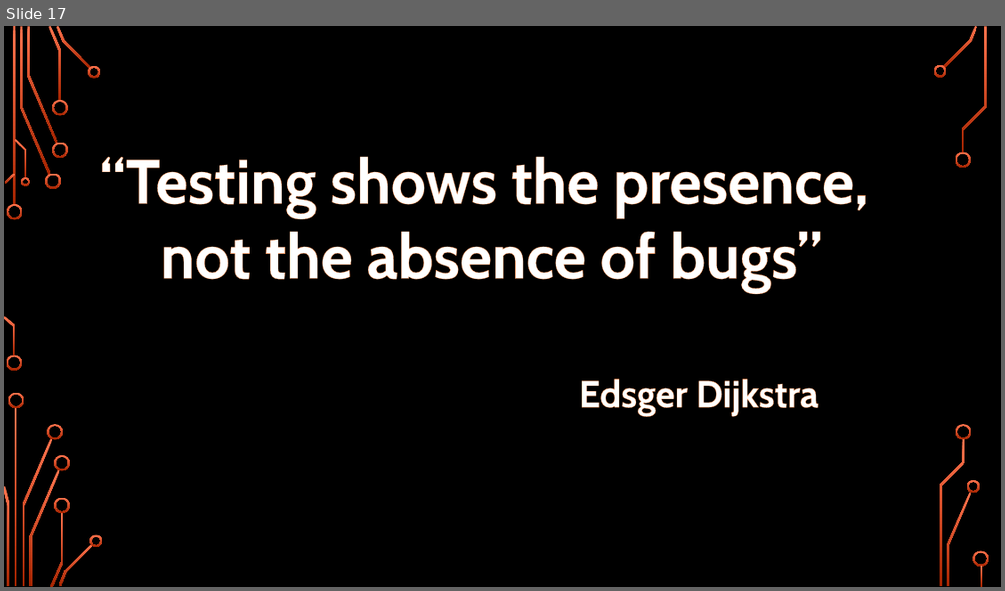
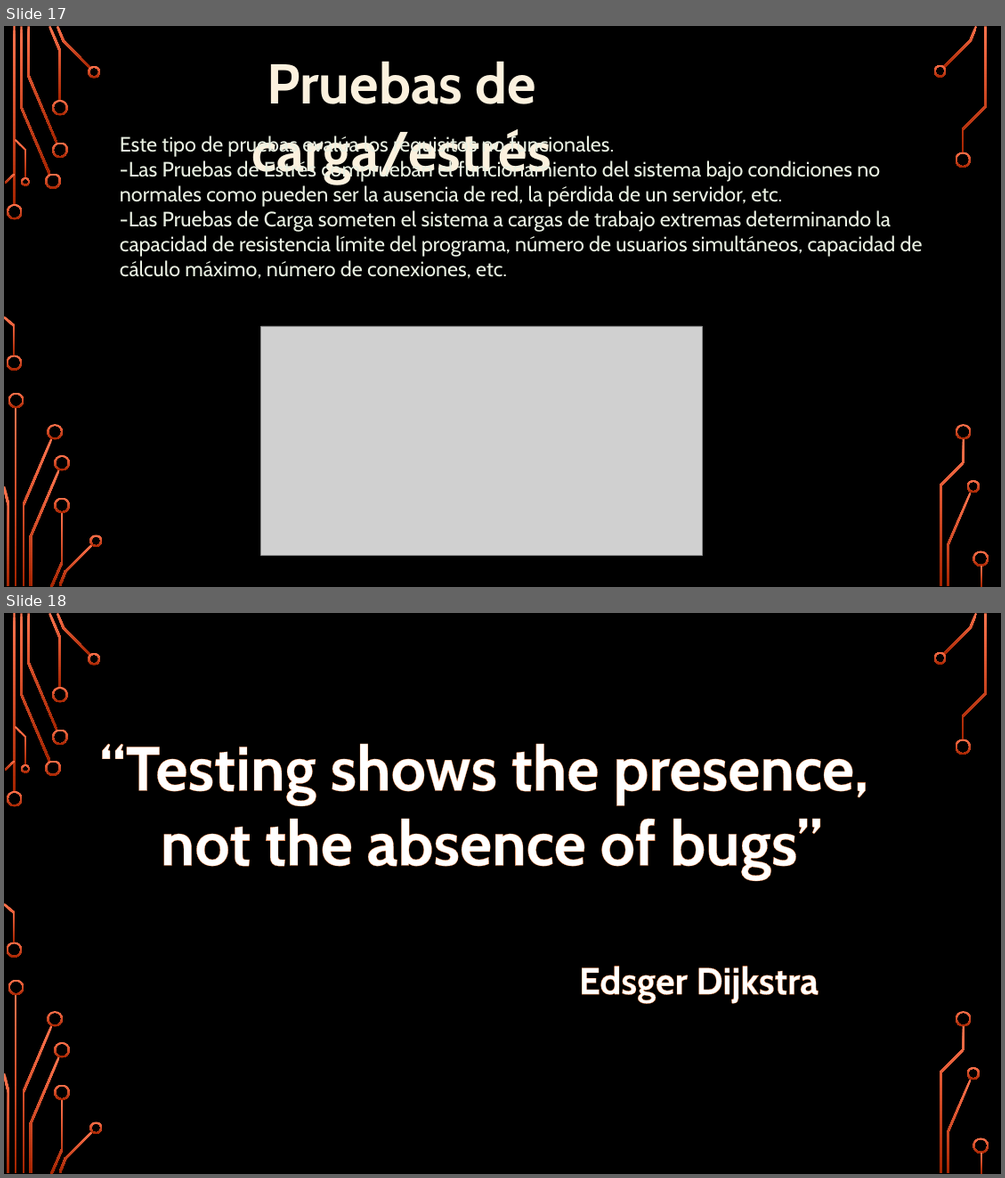
Before and after one commit to CrazyFiesta/CrazyFiesta, a slide deck: Software Testing.pptx. Shown one above the other, each under a label of ours: slide 17 before the commit, slides 17 and 18 after it. The pictures are 1005x591 and 1005x1178 pixels, drawn with LibreOffice and Linux fonts; fonts in the diff are those of the drawing; grey boxes stand for pictures; background and template pictures are left out. Boxes give left, top, right and bottom in pixels: in the first picture for what was removed or moved away, otherwise in the second. Text is boxed around its words. In the diff, an @@ line names an element or a change of style, - is before the commit and + after.

```diff
--- a/Software Testing.pptx
+++ b/Software Testing.pptx
@@ slide 17 added at [4,26,1001,587], background picture (left out); not listed: 36 template elements that a slide beside it also shows @@
@@ text added at [251,61,551,184], 54 pt, text pattern #E9B758 on #FBF1DE, bold @@
+Pruebas de carga/estrés
@@ text added at [120,134,922,279], 20 pt, text #E9F0E2 @@
+Este tipo de pruebas evalúa los requisitos no funcionales.
+-Las Pruebas de Estrés comprueban el funcionamiento del sistema bajo condiciones no normales como pueden ser la ausencia de red, la pérdida de un servidor, etc.
+-Las Pruebas de Carga someten el sistema a cargas de trabajo extremas determinando la capacidad de resistencia límite del programa, número de usuarios simultáneos, capacidad de cálculo máximo, número de conexiones, etc.
@@ picture added at [261,326,703,556] @@
@@ what was slide 17 is now slide 18 @@
```
Also in this commit, not shown: 3 slides changed.
